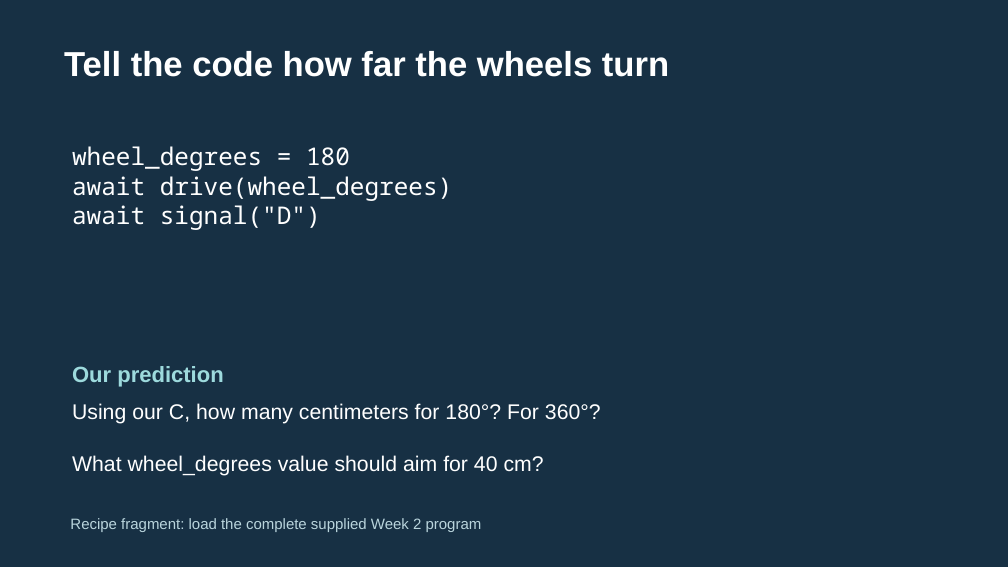
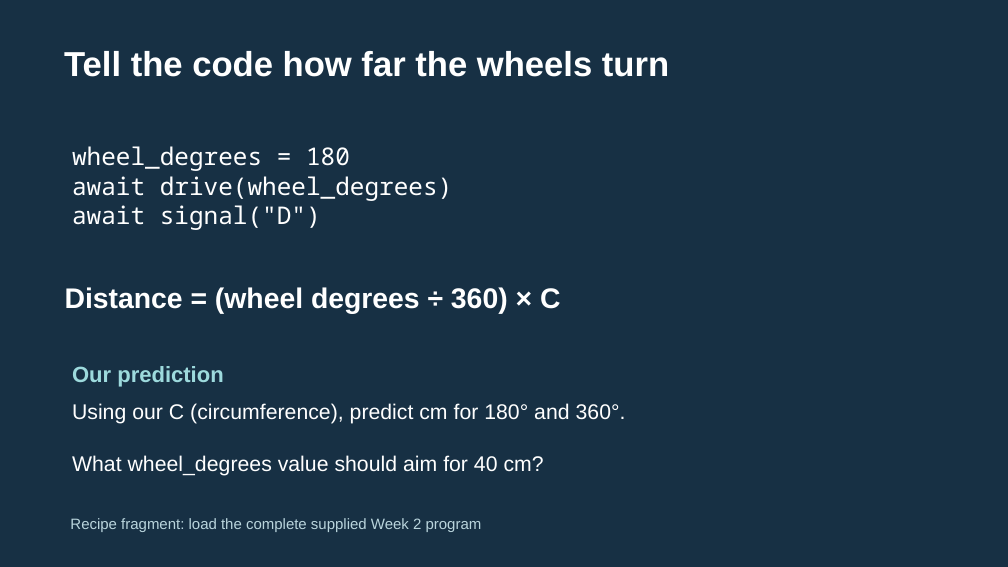
Before and after one commit to FRC999/YMCA-SPIKE-education, a slide deck: slide 9 of 03_Presentations/W02_delivery.pptx (slide 8 before the commit). Drawn at 1008x567 pixels with LibreOffice and Linux fonts; fonts in the diff are those of the drawing. Boxes give left, top, right and bottom in pixels: in the first picture for what was removed or moved away, otherwise in the second. Text is boxed around its words. In the diff, an @@ line names an element or a change of style, - is before the commit and + after.

```diff
--- a/03_Presentations/W02_delivery.pptx
+++ b/03_Presentations/W02_delivery.pptx
@@ text added at <box>65,287,560,314</box>, 27 pt, text #FFFFFF, bold @@
+Distance = (wheel degrees ÷ 360) × C
@@ text at <box>72,403,626,424</box>: text changed @@
-Using our C, how many centimeters for 180°? For 360°?
+Using our C (circumference), predict cm for 180° and 360°.
```
Also in this commit, not shown: 4 other slides changed, 4 slides added, 18 other files.
